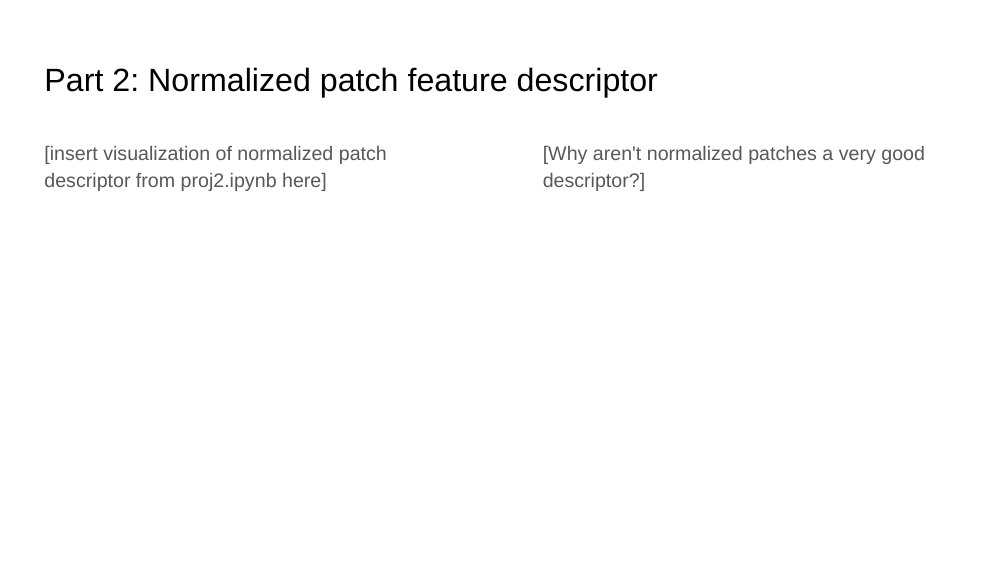
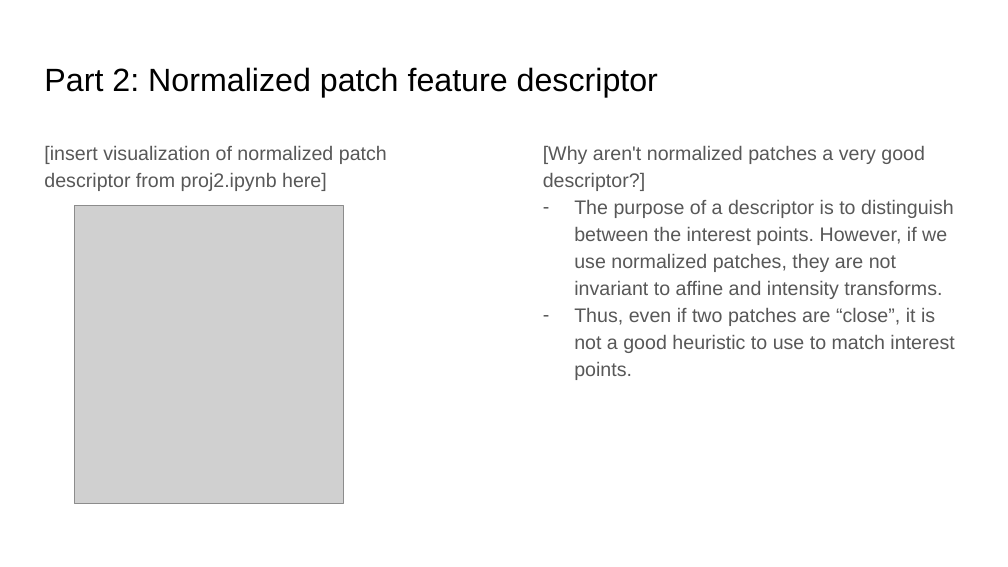
Before and after one commit to m-a-c-e/Computer-Vision, a slide deck: slide 8 of project-2/docs/proj2_report.pptx. Drawn at 1008x567 pixels with LibreOffice and Linux fonts; fonts in the diff are those of the drawing; grey boxes stand for pictures. Boxes give left, top, right and bottom in pixels: in the first picture for what was removed or moved away, otherwise in the second. Text is boxed around its words. In the diff, an @@ line names an element or a change of style, - is before the commit and + after.

Commit message:
finished SIFT descriptor

```diff
--- a/project-2/docs/proj2_report.pptx
+++ b/project-2/docs/proj2_report.pptx
@@ picture added at [75,206,344,504] @@
@@ text at [574,200,954,380]: paragraphs added @@
+– The purpose of a descriptor is to distinguish between the interest points. However, if we use normalized patches, they are not invariant to affine and intensity transforms.
+– Thus, even if two patches are “close”, it is not a good heuristic to use to match interest points.
```
Also in this commit, not shown: 18 other slides changed, 32 other files.
